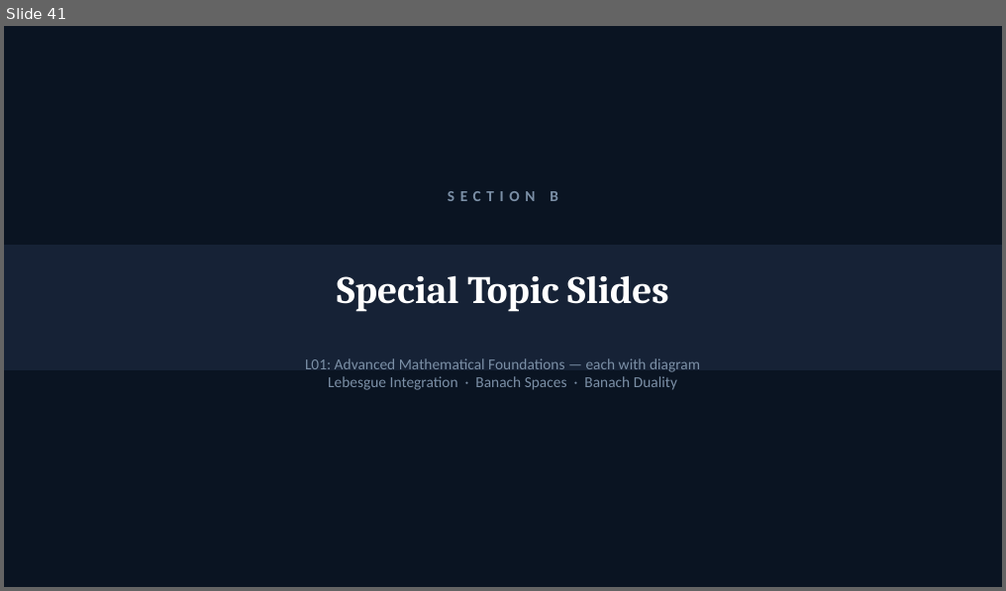
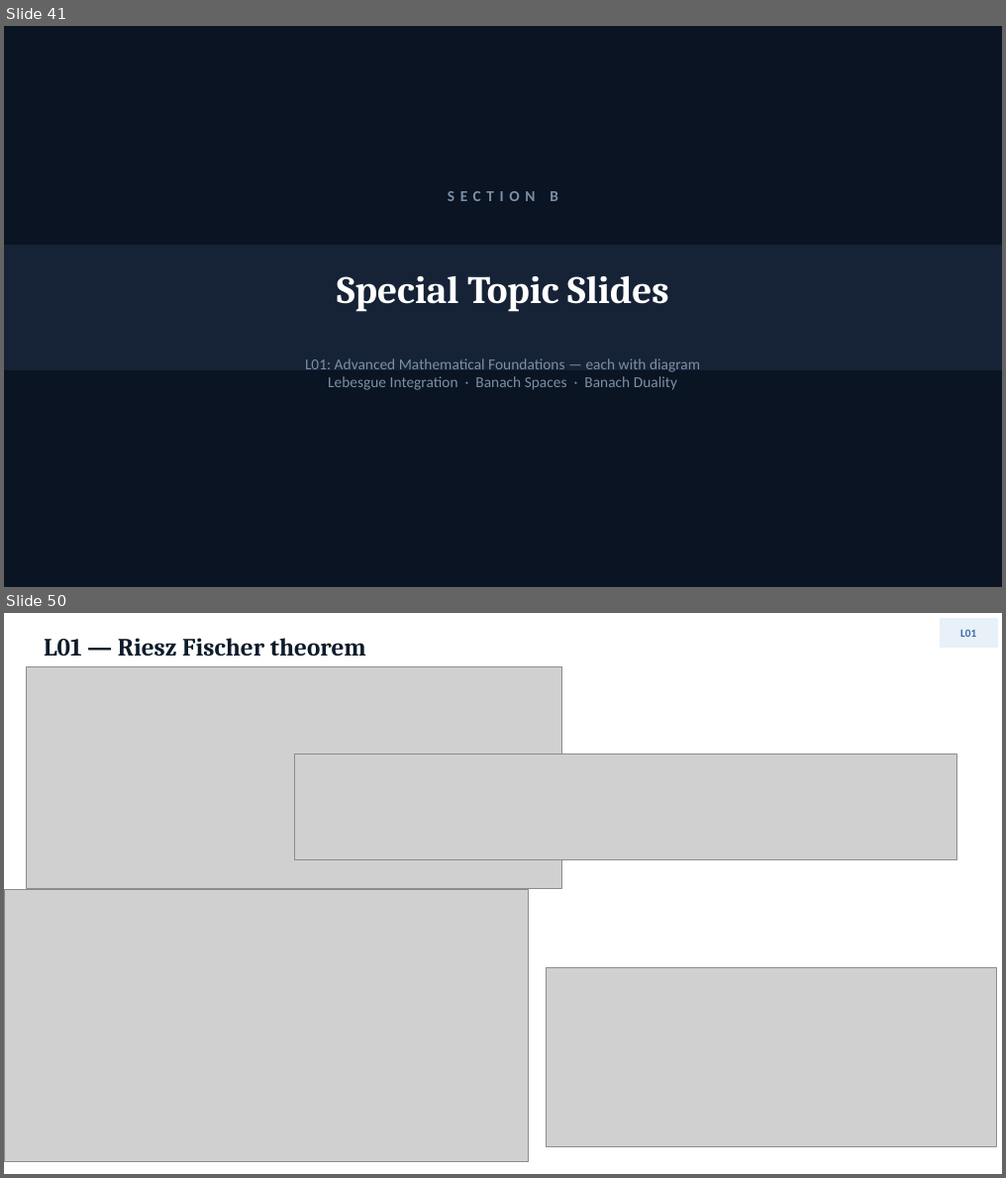
Before and after one commit to flyredeagle/talks, a slide deck: QuantumMechanics/Operators/generated/ModuleI1_L01_extended.pptx. Shown one above the other, each under a label of ours: slide 41 before the commit, slides 41 and 50 after it; the slides between them are not shown. The pictures are 1006x591 and 1006x1178 pixels, drawn with LibreOffice and Linux fonts; fonts in the diff are those of the drawing; grey boxes stand for pictures. Boxes give left, top, right and bottom in pixels: in the first picture for what was removed or moved away, otherwise in the second. Text is boxed around its words. In the diff, an @@ line names an element or a change of style, - is before the commit and + after.

```diff
--- a/QuantumMechanics/Operators/generated/ModuleI1_L01_extended.pptx
+++ b/QuantumMechanics/Operators/generated/ModuleI1_L01_extended.pptx
@@ slide 50 added at (4, 613, 1002, 1174), background #FFFFFF @@
@@ text added at (44, 638, 366, 657), 18 pt, text #0D1B2A, bold @@
+L01 — Riesz Fischer theorem
@@ rectangle added at (941, 619, 997, 647), fill #E8F0F8, outline #E8F0F8 1 pt @@
@@ text added at (960, 629, 976, 637), 8 pt, text #3A6EA5, bold @@
+L01
@@ picture added at (26, 666, 561, 889) @@
@@ picture added at (294, 754, 957, 861) @@
@@ picture added at (4, 889, 529, 1162) @@
@@ picture added at (546, 967, 997, 1147) @@
```
Also in this commit, not shown: 13 slides changed, 6 other slides added.
